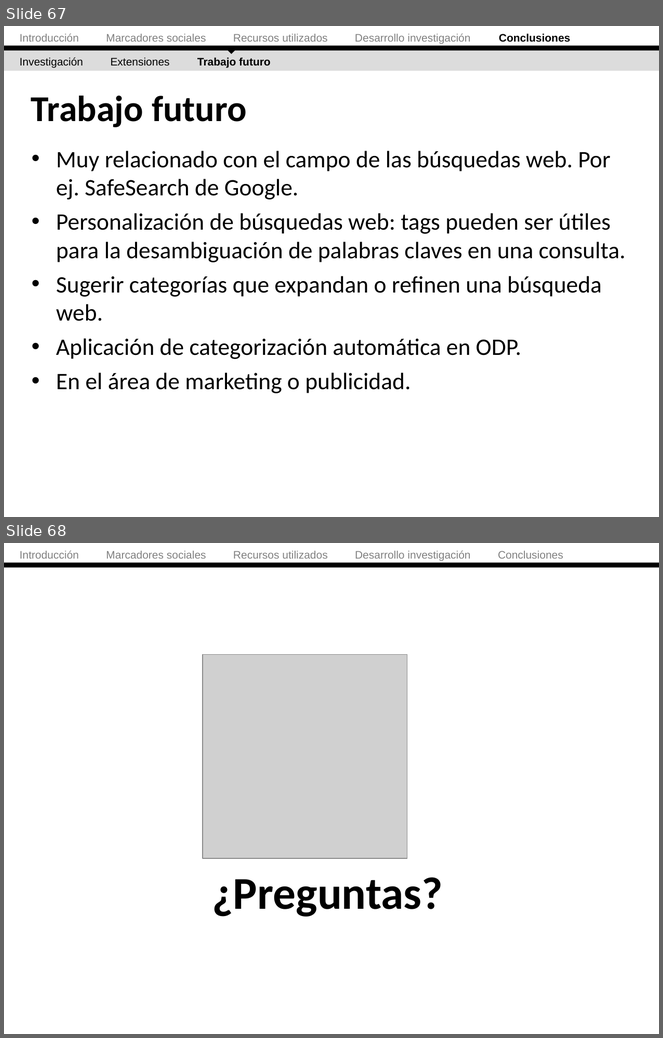
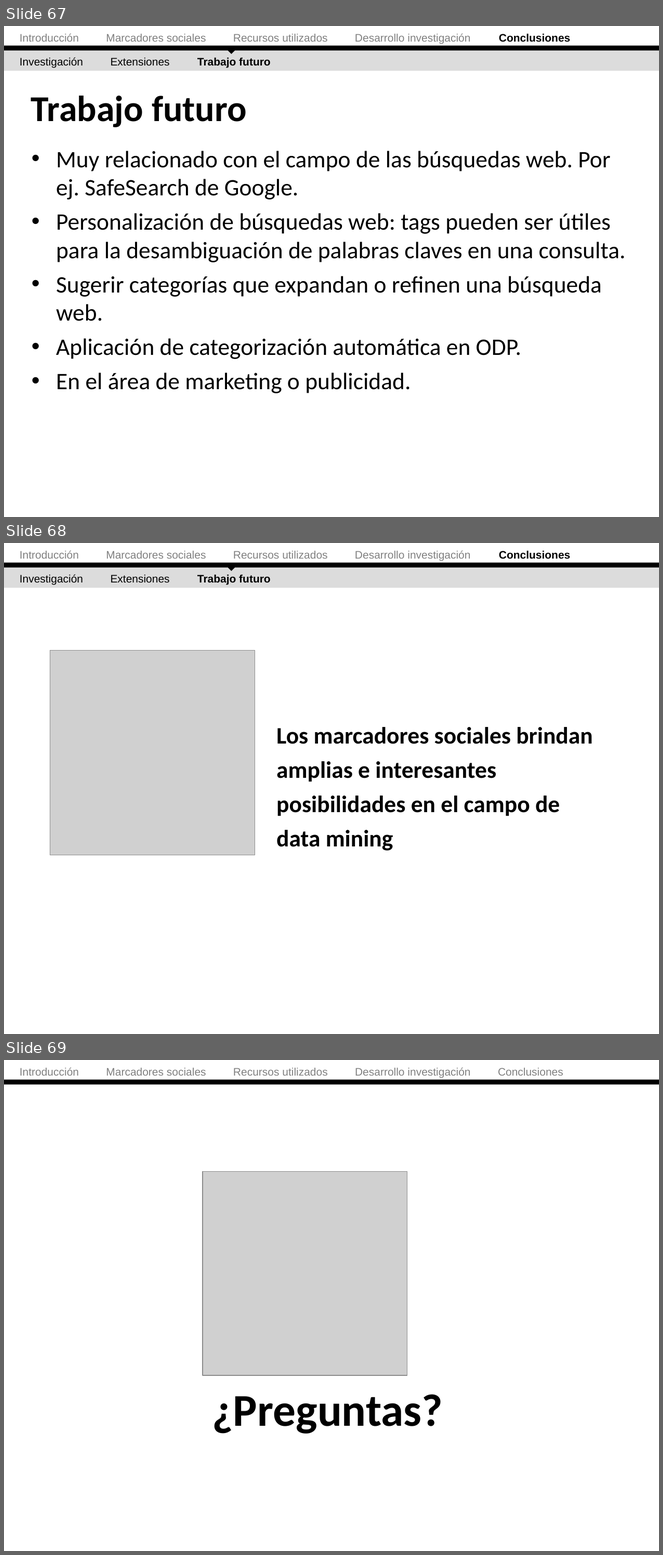
Before and after one commit to ak907kenai/nicotournetesis, a slide deck: docs_trunk/Presentación/Nicolás Tourné - Presentación Tesis (v2.1).ppt. Shown one above the other, each under a label of ours: slides 67 and 68 before the commit, slides 67, 68 and 69 after it. The pictures are 663x1038 and 663x1555 pixels, drawn with LibreOffice and Linux fonts; fonts in the diff are those of the drawing; grey boxes stand for pictures. Boxes give left, top, right and bottom in pixels: in the first picture for what was removed or moved away, otherwise in the second. Text is boxed around its words. In the diff, an @@ line names an element or a change of style, - is before the commit and + after.

```diff
--- a/docs_trunk/Presentación/Nicolás Tourné - Presentación Tesis (v2.1).ppt
+++ b/docs_trunk/Presentación/Nicolás Tourné - Presentación Tesis (v2.1).ppt
@@ slide 68 added at bbox=[4, 543, 659, 1034], background #FFFFFF @@
@@ text added at bbox=[20, 550, 570, 561], 12 pt, text #808080 @@
+Introducción Marcadores sociales Recursos utilizados Desarrollo investigación Conclusiones
@@ right triangle added at bbox=[224, 557, 239, 572], fill #000000 @@
@@ rectangle added at bbox=[4, 567, 659, 588], fill #DCDCDC @@
@@ rectangle added at bbox=[4, 563, 659, 568], fill #000000 @@
@@ text added at bbox=[20, 574, 271, 585], 12 pt, text #000000 @@
+Investigación Extensiones Trabajo futuro
@@ picture added at bbox=[50, 651, 254, 856] @@
@@ text added at bbox=[276, 727, 593, 851], 26 pt, text #000000, bold @@
+Los marcadores sociales brindan
+amplias e interesantes
+posibilidades en el campo de
+data mining
@@ what was slide 68 is now slide 69 @@
```
Also in this commit, not shown: 5 slides changed, 1 other file.
